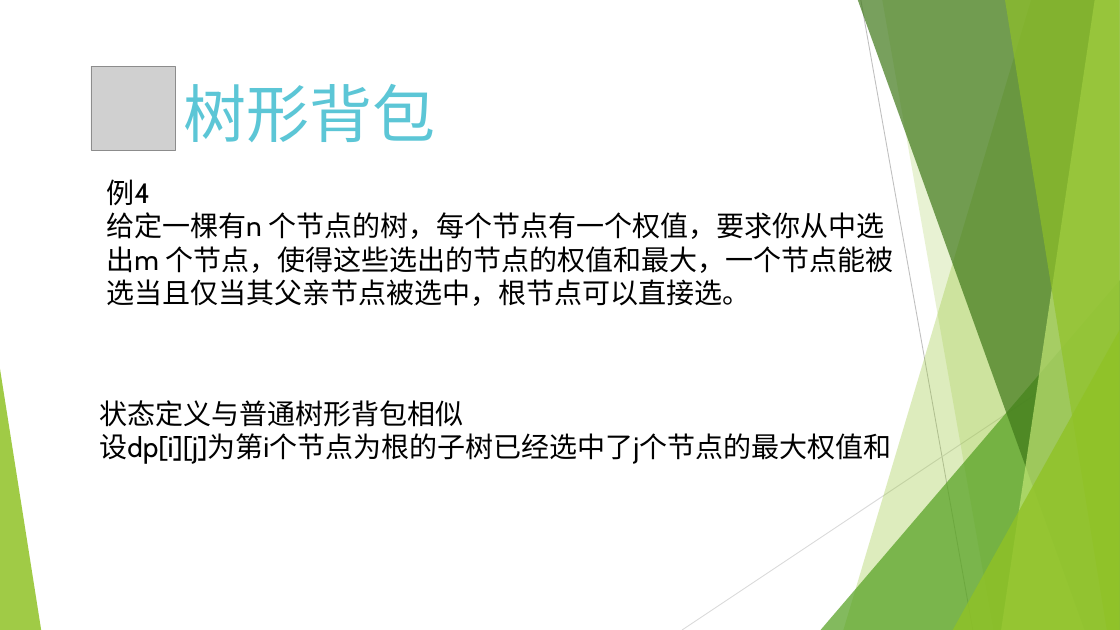
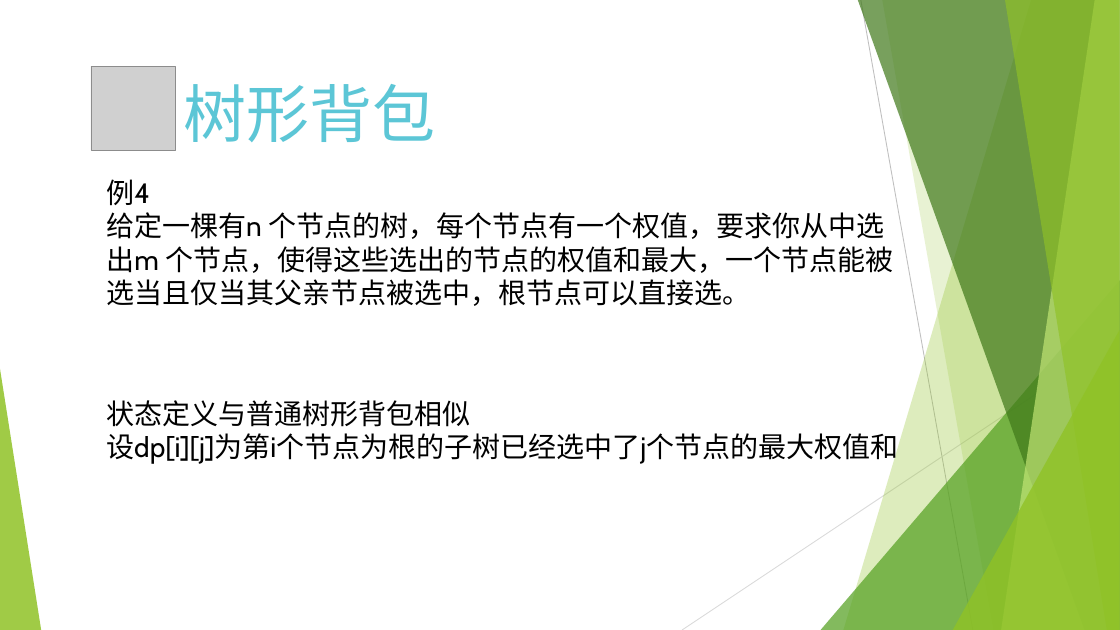
Before and after one commit to He-JYang/template, a slide deck: slide 22 of 动态规划 - 讲解/动态规划2.pptx. Drawn at 1120x630 pixels with LibreOffice and Linux fonts; fonts in the diff are those of the drawing; grey boxes stand for pictures. Boxes give left, top, right and bottom in pixels: in the first picture for what was removed or moved away, otherwise in the second. Text is boxed around its words. In the diff, an @@ line names an element or a change of style, - is before the commit and + after.

```diff
--- a/动态规划 - 讲解/动态规划2.pptx
+++ b/动态规划 - 讲解/动态规划2.pptx
@@ text "状态定义与普通树形背包相似": place and size @@
-text "状态定义与普通树形背包相似" at (99,400,891,464)
+text "状态定义与普通树形背包相似" at (106,400,898,466)
```
Also in this commit, not shown: 2 other files.
